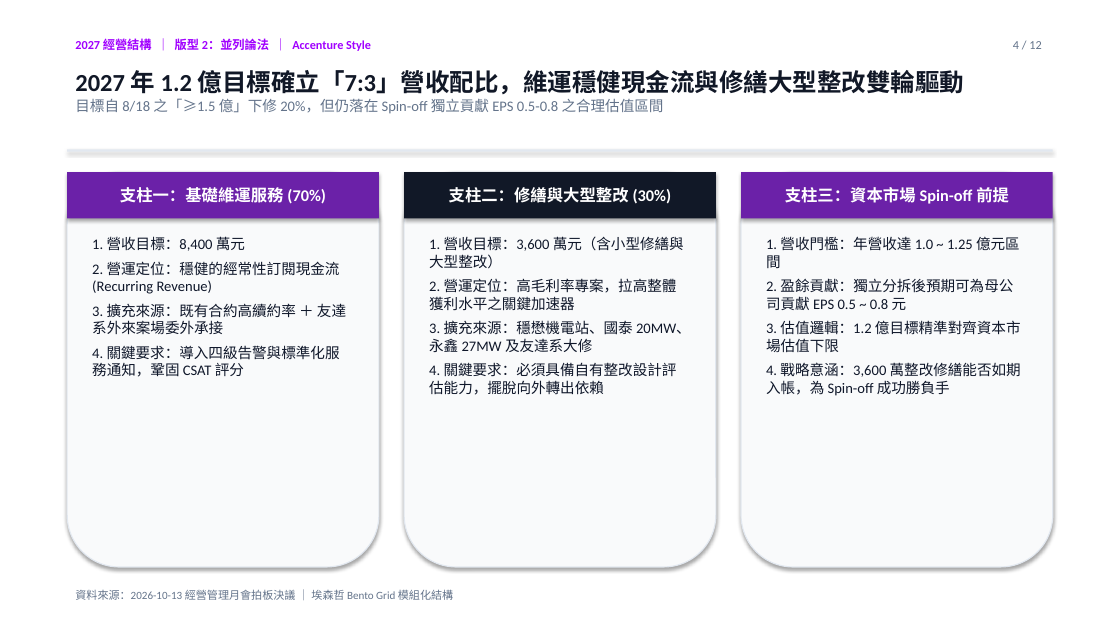
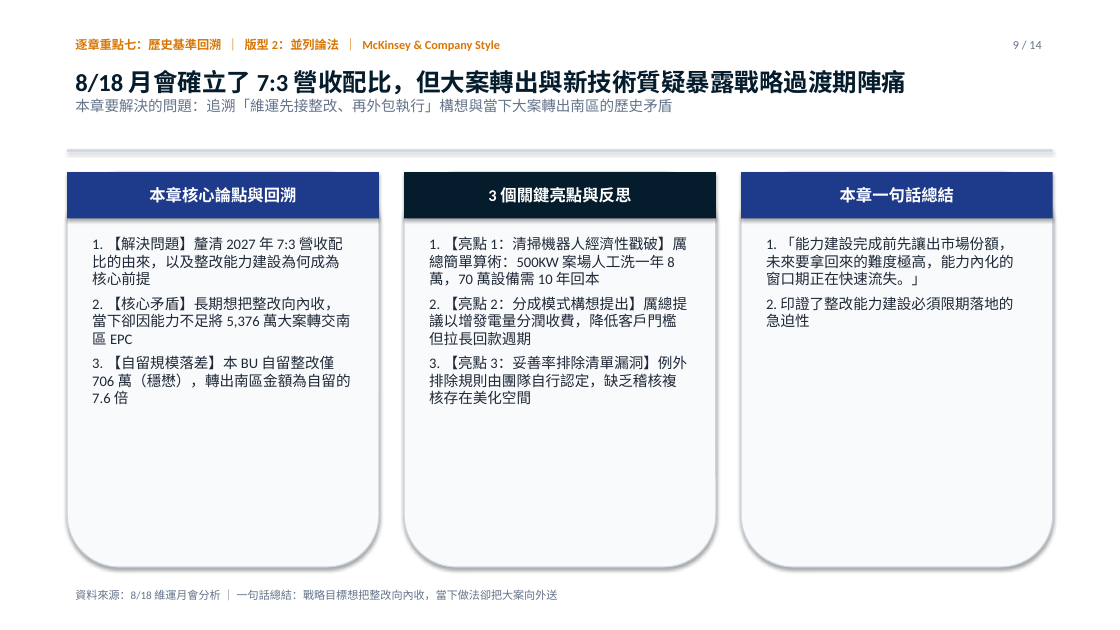
Before and after one commit to davidyeh51/management-meeting-portal, a slide deck: slide 9 of acmepoint_meeting_zero_noise.pptx (slide 4 before the commit). Drawn at 1120x630 pixels with LibreOffice and Linux fonts; fonts in the diff are those of the drawing. Boxes give left, top, right and bottom in pixels: in the first picture for what was removed or moved away, otherwise in the second. Text is boxed around its words. In the diff, an @@ line names an element or a change of style, - is before the commit and + after.

```diff
--- a/acmepoint_meeting_zero_noise.pptx
+++ b/acmepoint_meeting_zero_noise.pptx
@@ text at <box>75,37,500,54</box>: text changed; text colour #A100FF to #D97706 @@
-2027 經營結構 ｜ 版型 2：並列論法 ｜ Accenture Style
+逐章重點七：歷史基準回溯 ｜ 版型 2：並列論法 ｜ McKinsey & Company Style
@@ text at <box>1013,41,1041,49</box>: text changed @@
-4 / 12
+9 / 14
@@ text at <box>75,70,907,113</box>: text changed @@
-2027 年 1.2 億目標確立「7:3」營收配比，維運穩健現金流與修繕大型整改雙輪驅動
-目標自 8/18 之「≥1.5 億」下修 20%，但仍落在 Spin-off 獨立貢獻 EPS 0.5-0.8 之合理估值區間
+8/18 月會確立了 7:3 營收配比，但大案轉出與新技術質疑暴露戰略過渡期陣痛
+本章要解決的問題：追溯「維運先接整改、再外包執行」構想與當下大案轉出南區的歷史矛盾
@@ rectangle at <box>67,150,1053,152</box>: fill #E2E8F0 to #CBD5E1 @@
@@ rectangle "本章核心論點與回溯" at <box>67,172,379,218</box>: fill #6B21A8 to #1E3A8A @@
@@ rectangle "3 個關鍵亮點與反思" at <box>404,172,716,218</box>: fill #111827 to #051C2C @@
@@ fill #F9FAFB to #F8FAFC; outline #E2E8F0 1 pt to #CBD5E1 1 pt in 3 elements at <box>67,172,379,567</box>, <box>404,172,716,567</box>, <box>741,172,1053,567</box> @@
@@ rectangle "本章一句話總結" at <box>741,172,1053,218</box>: fill #6B21A8 to #1E3A8A @@
@@ text in rectangle at <box>149,187,296,203</box>: text changed @@
-支柱一：基礎維運服務 (70%)
+本章核心論點與回溯
@@ text in rectangle at <box>488,187,631,203</box>: text changed @@
-支柱二：修繕與大型整改 (30%)
+3 個關鍵亮點與反思
@@ text in rectangle at <box>840,187,954,203</box>: text changed @@
-支柱三：資本市場 Spin-off 前提
+本章一句話總結
@@ text at <box>92,236,351,404</box>: text changed; text colour #0F172A to #1F2937 @@
-1. 營收目標：8,400 萬元
-2. 營運定位：穩健的經常性訂閱現金流 (Recurring Revenue)
-3. 擴充來源：既有合約高續約率 ＋ 友達系外來案場委外承接
-4. 關鍵要求：導入四級告警與標準化服務通知，鞏固 CSAT 評分
+1. 【解決問題】釐清 2027 年 7:3 營收配比的由來，以及整改能力建設為何成為核心前提
+2. 【核心矛盾】長期想把整改向內收，當下卻因能力不足將 5,376 萬大案轉交南區 EPC
+3. 【自留規模落差】本 BU 自留整改僅 706 萬（穩懋），轉出南區金額為自留的 7.6 倍
@@ text at <box>429,236,687,404</box>: text changed; text colour #0F172A to #1F2937 @@
-1. 營收目標：3,600 萬元（含小型修繕與大型整改）
-2. 營運定位：高毛利率專案，拉高整體獲利水平之關鍵加速器
-3. 擴充來源：穩懋機電站、國泰 20MW、永鑫 27MW 及友達系大修
-4. 關鍵要求：必須具備自有整改設計評估能力，擺脫向外轉出依賴
+1. 【亮點 1：清掃機器人經濟性戳破】厲總簡單算術：500KW 案場人工洗一年 8 萬，70 萬設備需 10 年回本
+2. 【亮點 2：分成模式構想提出】厲總提議以增發電量分潤收費，降低客戶門檻但拉長回款週期
+3. 【亮點 3：妥善率排除清單漏洞】例外排除規則由團隊自行認定，缺乏稽核複核存在美化空間
@@ text at <box>766,236,1014,327</box>: text changed; text colour #0F172A to #1F2937 @@
-1. 營收門檻：年營收達 1.0 ~ 1.25 億元區間
-2. 盈餘貢獻：獨立分拆後預期可為母公司貢獻 EPS 0.5 ~ 0.8 元
-3. 估值邏輯：1.2 億目標精準對齊資本市場估值下限
-4. 戰略意涵：3,600 萬整改修繕能否如期入帳，為 Spin-off 成功勝負手
+1. 「能力建設完成前先讓出市場份額，未來要拿回來的難度極高，能力內化的窗口期正在快速流失。」
+2. 印證了整改能力建設必須限期落地的急迫性
@@ text at <box>75,589,558,600</box>: text changed @@
-資料來源：2026-10-13 經營管理月會拍板決議 ｜ 埃森哲 Bento Grid 模組化結構
+資料來源：8/18 維運月會分析 ｜ 一句話總結：戰略目標想把整改向內收，當下做法卻把大案向外送
```
Also in this commit, not shown: 6 other slides changed, 7 slides added, 5 slides removed, 6 other files.
